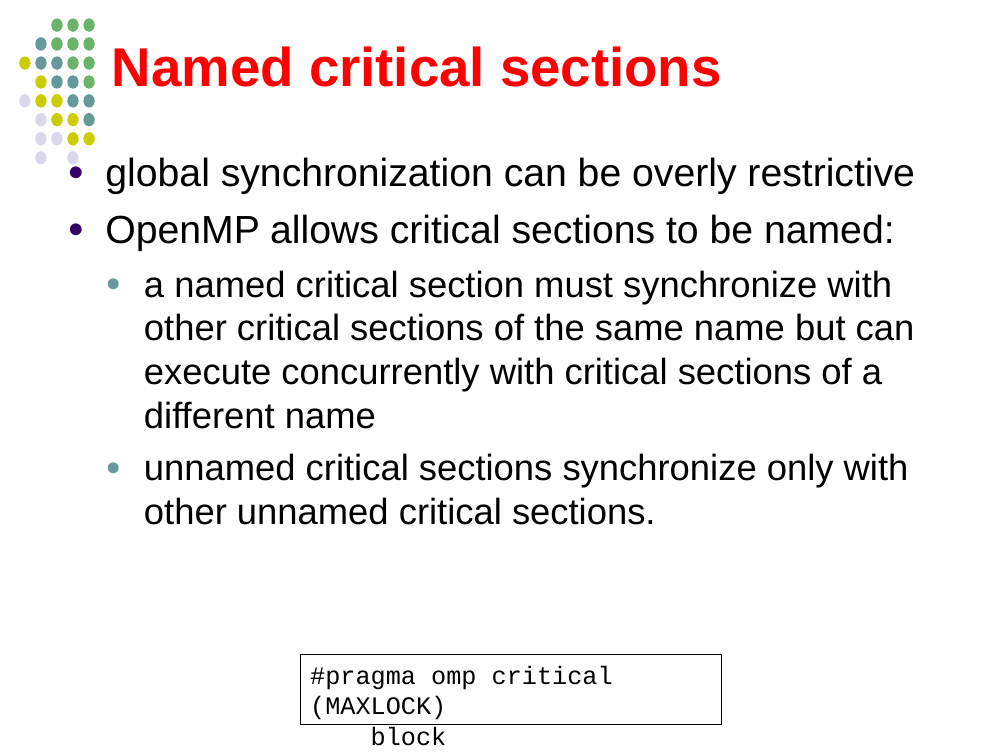
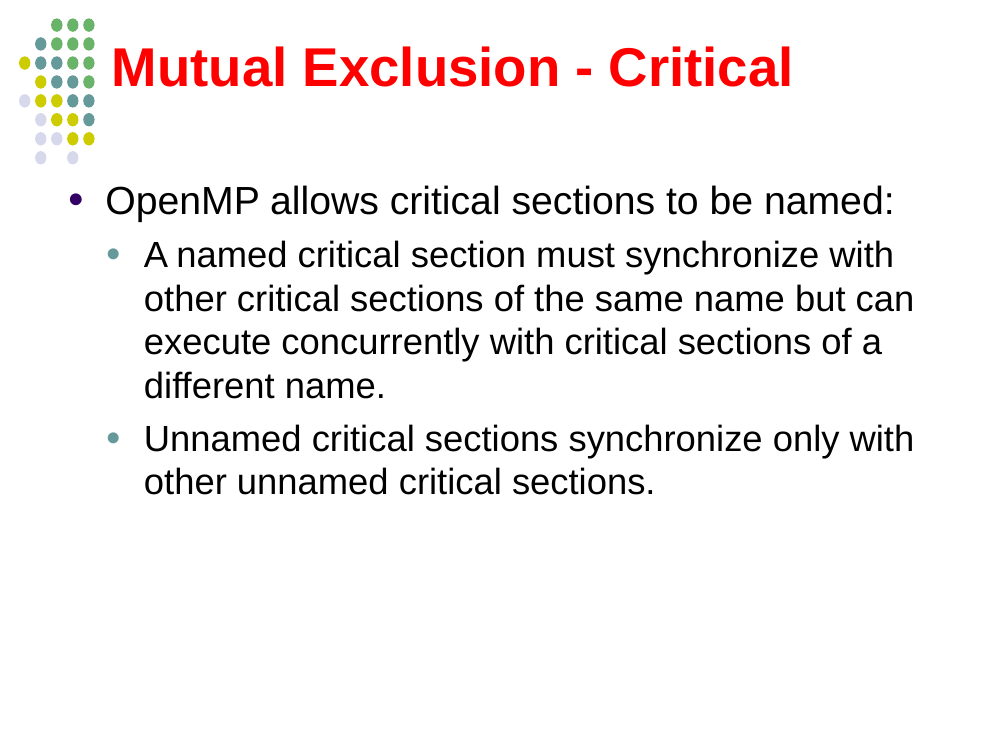
Before and after one commit to jablub/chpc_omp, a slide deck: slide 130 of OpenMP_MKuttel_CHPCWinterSchool2012.odp (slide 129 before the commit). Drawn at 1008x756 pixels with LibreOffice and Linux fonts; fonts in the diff are those of the drawing. Boxes give left, top, right and bottom in pixels: in the first picture for what was removed or moved away, otherwise in the second. Text is boxed around its words. In the diff, an @@ line names an element or a change of style, - is before the commit and + after.

```diff
--- a/OpenMP_MKuttel_CHPCWinterSchool2012.odp
+++ b/OpenMP_MKuttel_CHPCWinterSchool2012.odp
@@ title at [112, 46, 794, 87]: text changed @@
-Named critical sections
+Mutual Exclusion - Critical
@@ text "OpenMP allows critical sections to ...": place and size @@
-text "OpenMP allows critical sections to ..." at [105, 157, 915, 525]
+text "OpenMP allows critical sections to ..." at [105, 185, 915, 495]
@@ text at [105, 157, 914, 194]: paragraph removed @@
-● global synchronization can be overly restrictive
@@ text at [144, 240, 915, 495]: text changed @@
-  ● a named critical section must synchronize with other critical sections of the same name but can execute concurrently with critical sections of a different name
-  ● unnamed critical sections synchronize only with other unnamed critical sections.
+  ● A named critical section must synchronize with other critical sections of the same name but can execute concurrently with critical sections of a different name.
+  ● Unnamed critical sections synchronize only with other unnamed critical sections.
@@ rectangle removed at [300, 654, 722, 725] @@
-#pragma omp critical (MAXLOCK)
-block
```
Also in this commit, not shown: 43 other slides changed, 28 slides added, 19 slides removed, 20 other files.
